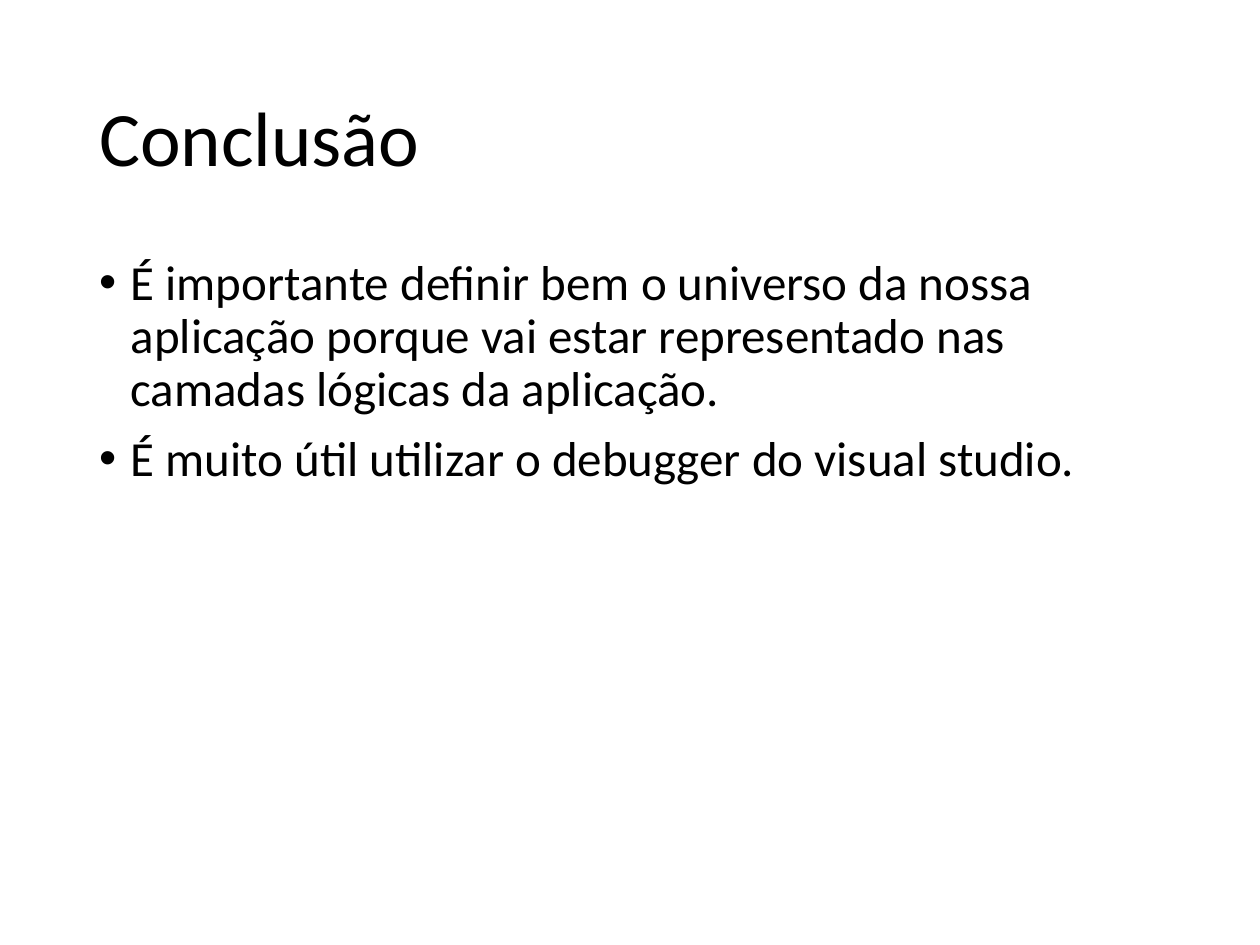
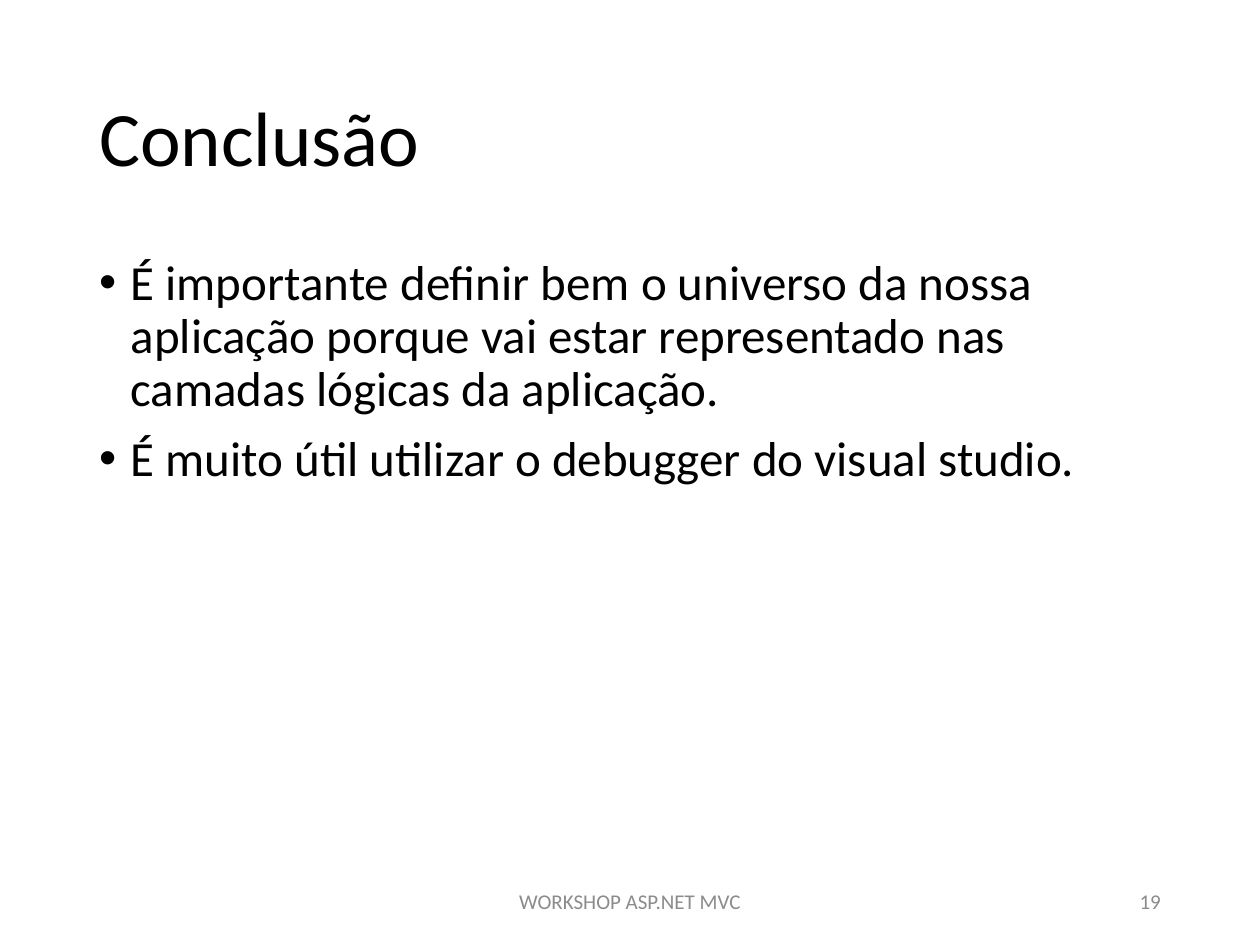
Before and after one commit to MiguelCosta/aspnet-workshop, a slide deck: slide 19 of ppt/aspnet-workshop.pptx. Drawn at 1260x945 pixels with LibreOffice and Linux fonts; fonts in the diff are those of the drawing. Boxes give left, top, right and bottom in pixels: in the first picture for what was removed or moved away, otherwise in the second. Text is boxed around its words. In the diff, an @@ line names an element or a change of style, - is before the commit and + after.

```diff
--- a/ppt/aspnet-workshop.pptx
+++ b/ppt/aspnet-workshop.pptx
@@ text added at box(519, 895, 741, 909), 12 pt, text #8C8C8C @@
+WORKSHOP ASP.NET MVC
@@ page number added at box(1140, 895, 1161, 909), 12 pt, text #8C8C8C @@
+19
```
Also in this commit, not shown: 15 other slides changed, 4 slides added, 3 slides removed.
